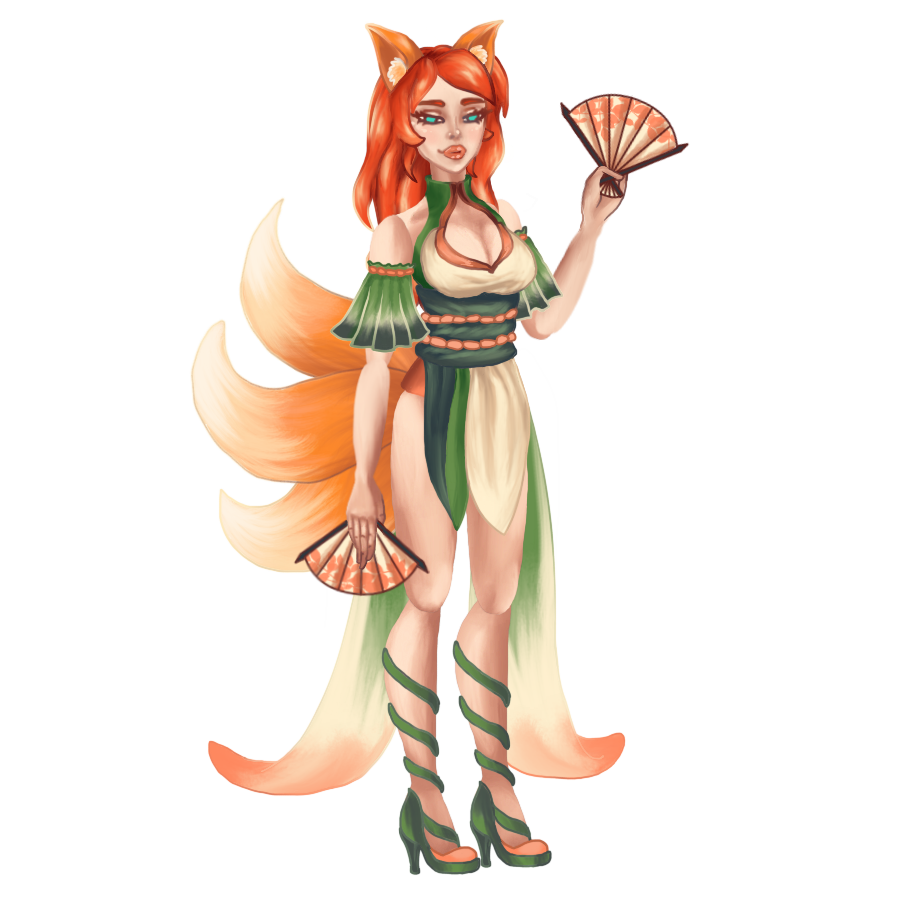
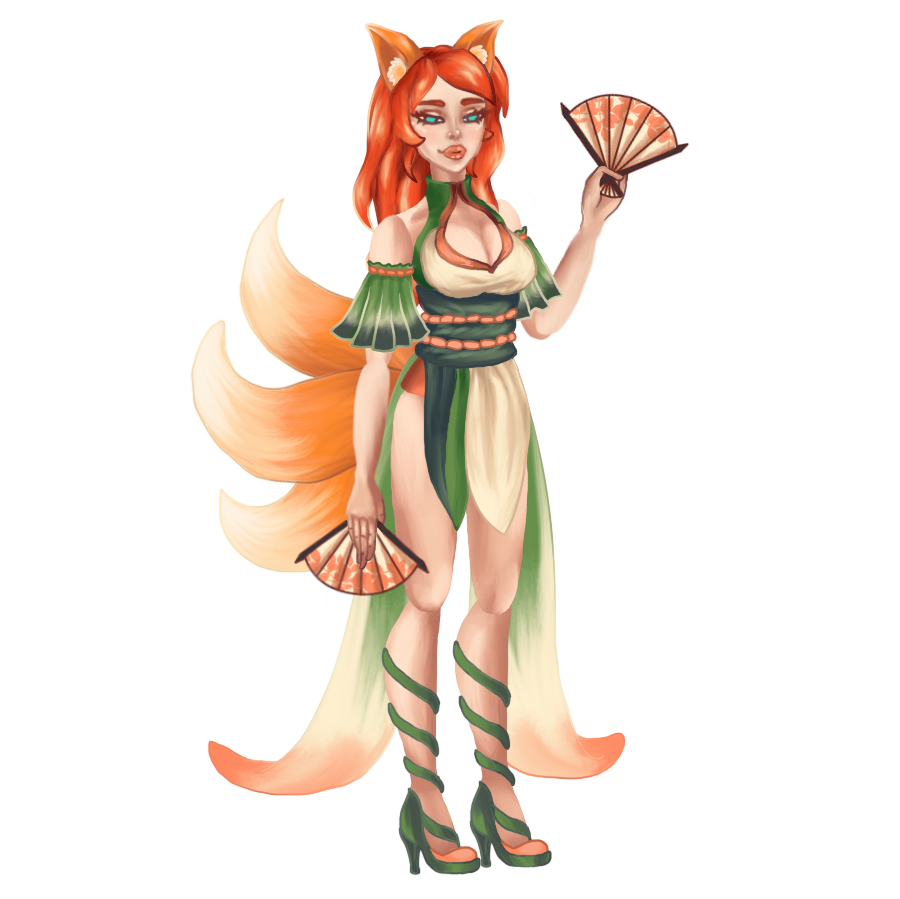
Comparing the layer stacks of the two 900 x 899 images. Changes:
moved "Lower Cloth" above "Tails" over [374, 352, 419, 549]
